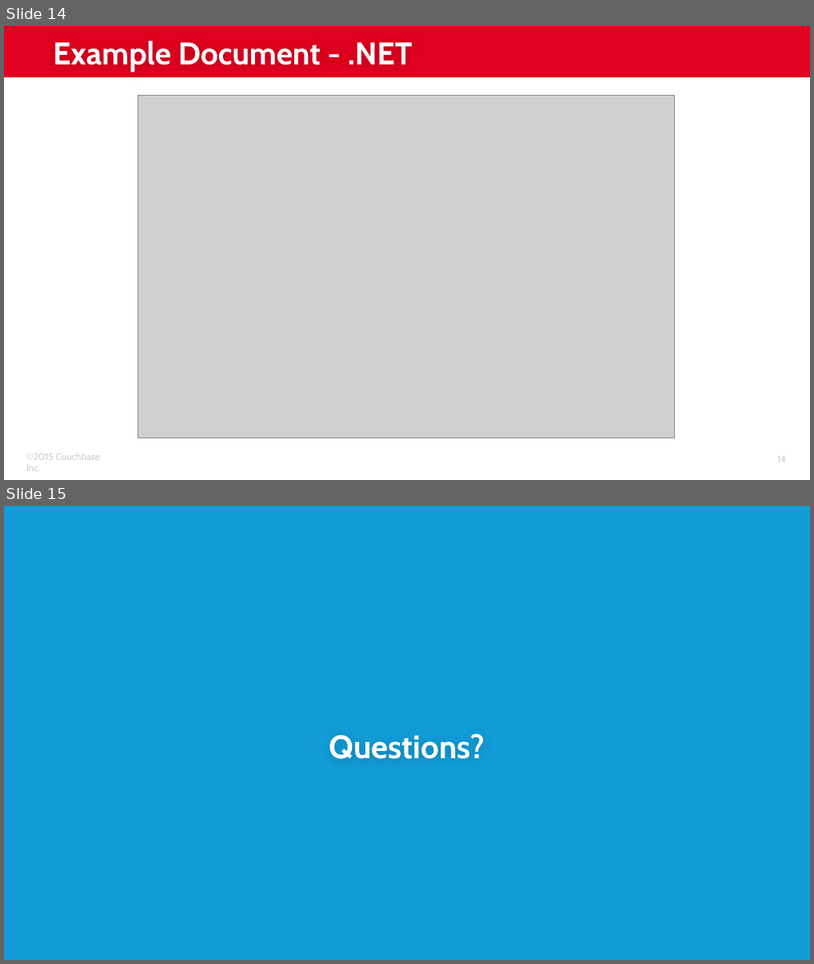
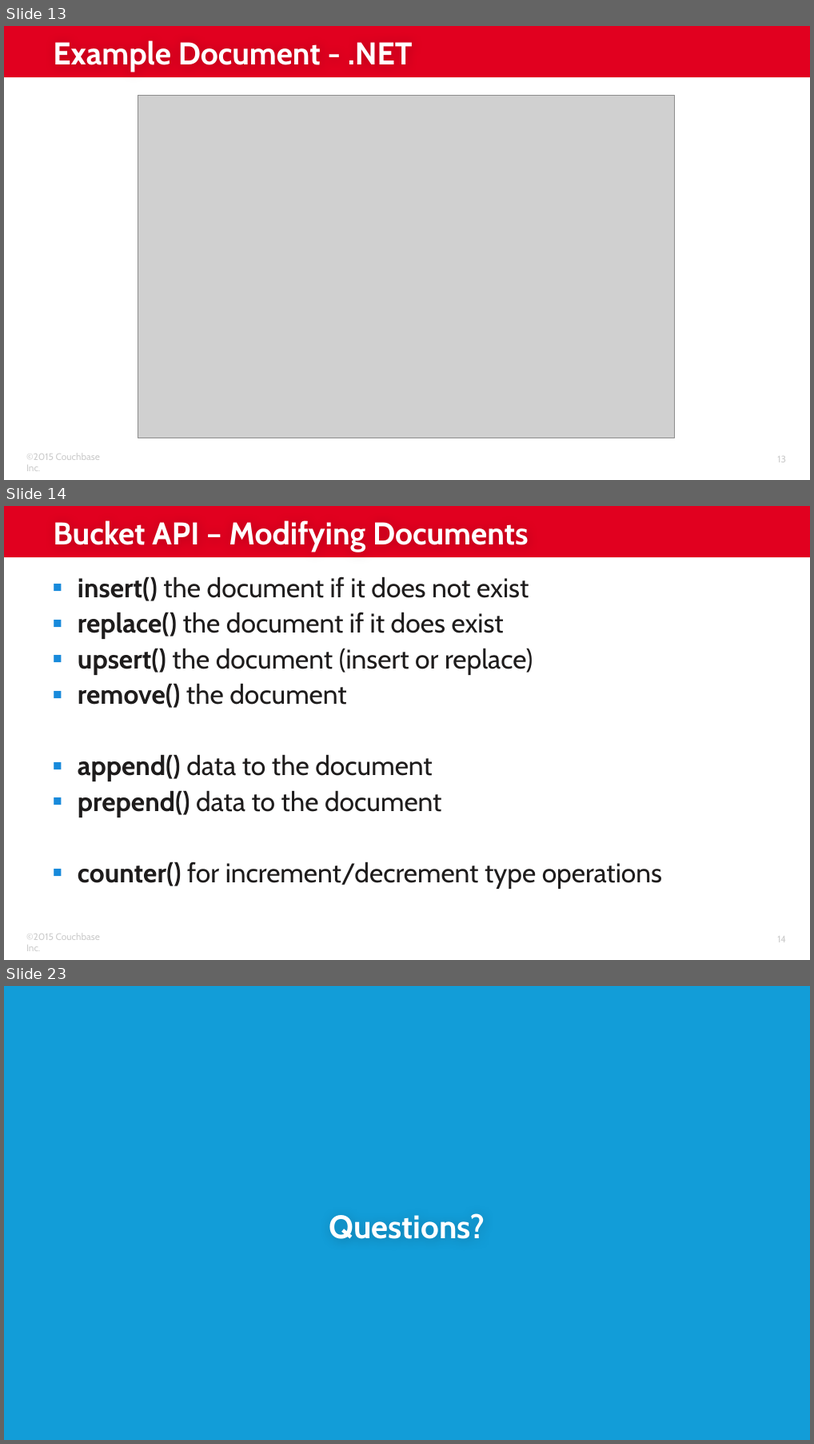
Before and after one commit to subalakr/workshop, a slide deck: server/presentations/02_SDKs.pptx. Shown one above the other, each under a label of ours: slides 14 and 15 before the commit, slides 13, 14 and 23 after it; the slides between them are not shown. The pictures are 814x964 and 814x1444 pixels, drawn with LibreOffice and Linux fonts; fonts in the diff are those of the drawing; grey boxes stand for pictures; background and template pictures are left out. Boxes give left, top, right and bottom in pixels: in the first picture for what was removed or moved away, otherwise in the second. Text is boxed around its words. In the diff, an @@ line names an element or a change of style, - is before the commit and + after.

Commit message:
more content on sdk bucket api

```diff
--- a/server/presentations/02_SDKs.pptx
+++ b/server/presentations/02_SDKs.pptx
@@ slide 14 added at (4,506,810,960), background #FFFFFF; not listed: 3 template elements that a slide beside it also shows @@
@@ title added at (53,520,529,552), 28 pt, text #FFFFFF, bold @@
+Bucket API – Modifying Documents
@@ text added at (78,576,662,888), 24 pt, text #1E1C1C @@
+▪ insert() the document if it does not exist
+▪ replace() the document if it does exist
+▪ upsert() the document (insert or replace)
+▪ remove() the document
+▪ append() data to the document
+▪ prepend() data to the document
+▪ counter() for increment/decrement type operations
@@ what was slide 14 is now slide 13 @@
@@ page number at (778,456,786,462): text changed @@
-14
+13
@@ what was slide 15 is now slide 23 @@
```
Also in this commit, not shown: 1 slide changed, 8 other slides added, 1 slide removed.
